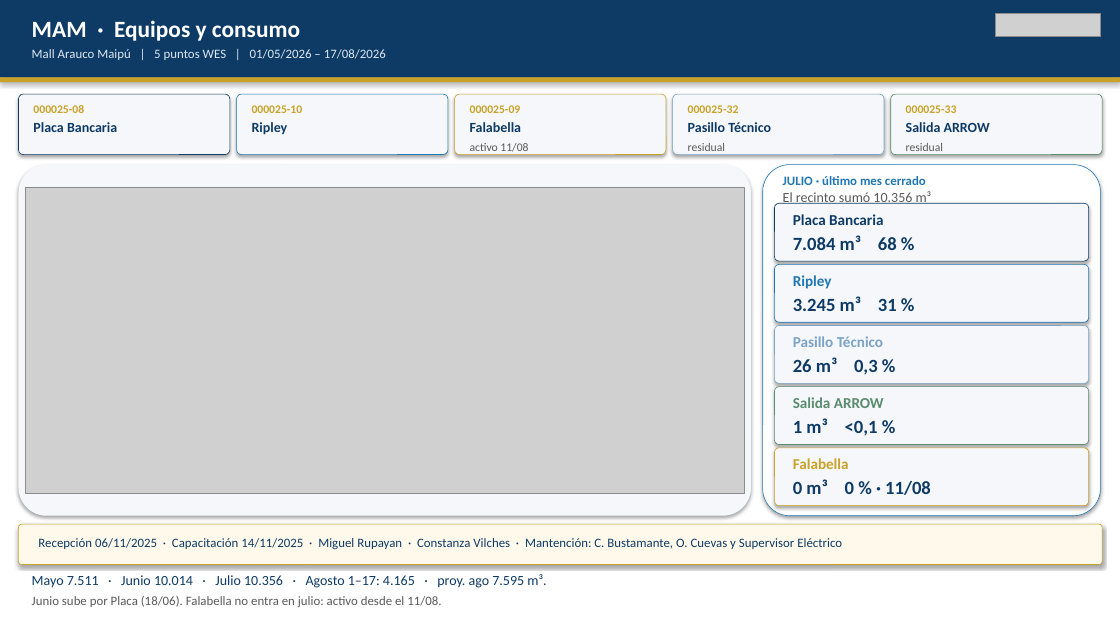
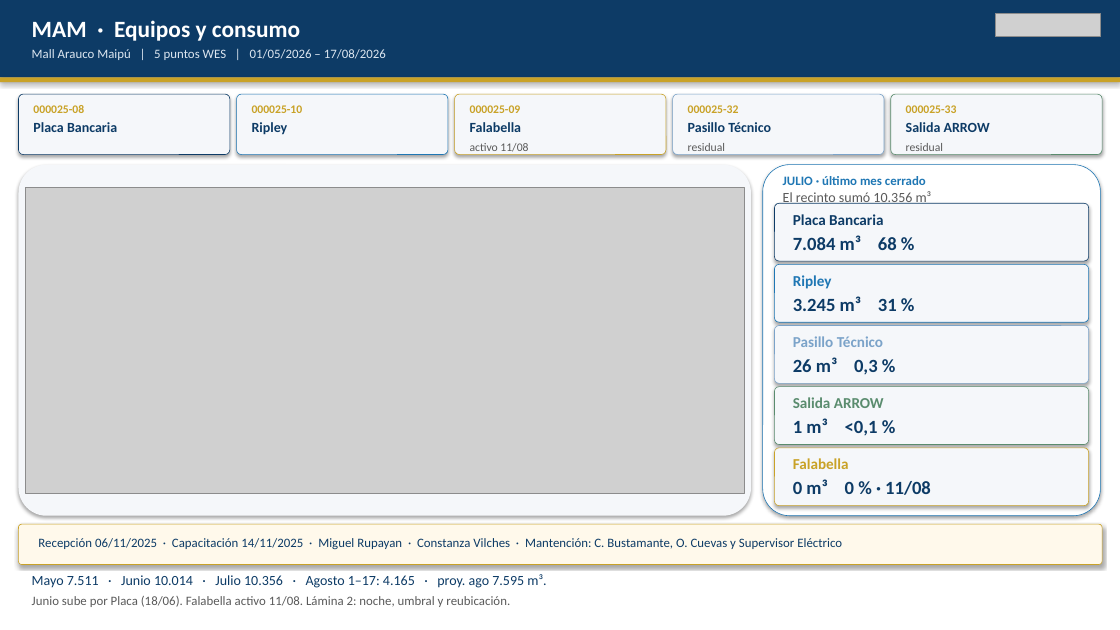
Before and after one commit to anibaloperacionesWes/wes-scripts, a slide deck: slide 4 of reports/Parque_Arauco/TMP_7MALLS/entrega_diego_anibal/Recorrido_ejecutivo_PA_MAE_20260817.pptx. Drawn at 1120x630 pixels with LibreOffice and Linux fonts; fonts in the diff are those of the drawing; grey boxes stand for pictures. Boxes give left, top, right and bottom in pixels: in the first picture for what was removed or moved away, otherwise in the second. Text is boxed around its words. In the diff, an @@ line names an element or a change of style, - is before the commit and + after.

```diff
--- a/reports/Parque_Arauco/TMP_7MALLS/entrega_diego_anibal/Recorrido_ejecutivo_PA_MAE_20260817.pptx
+++ b/reports/Parque_Arauco/TMP_7MALLS/entrega_diego_anibal/Recorrido_ejecutivo_PA_MAE_20260817.pptx
@@ text at box(32, 596, 510, 607): text changed @@
-Junio sube por Placa (18/06). Falabella no entra en julio: activo desde el 11/08.
+Junio sube por Placa (18/06). Falabella activo 11/08. Lámina 2: noche, umbral y reubicación.
```
Also in this commit, not shown: 1 other slide changed, 1 slide added, 3 other files.
